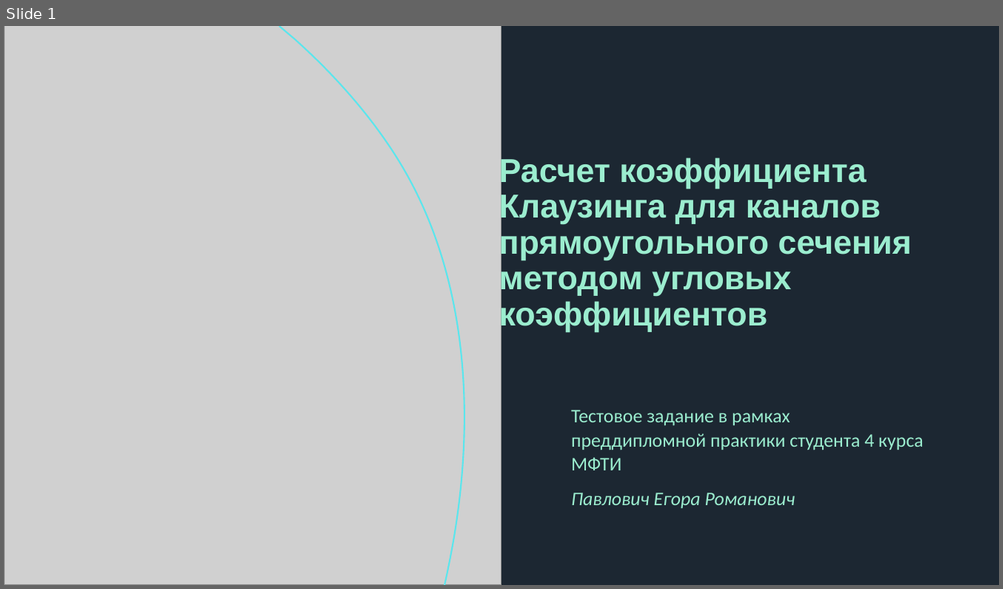
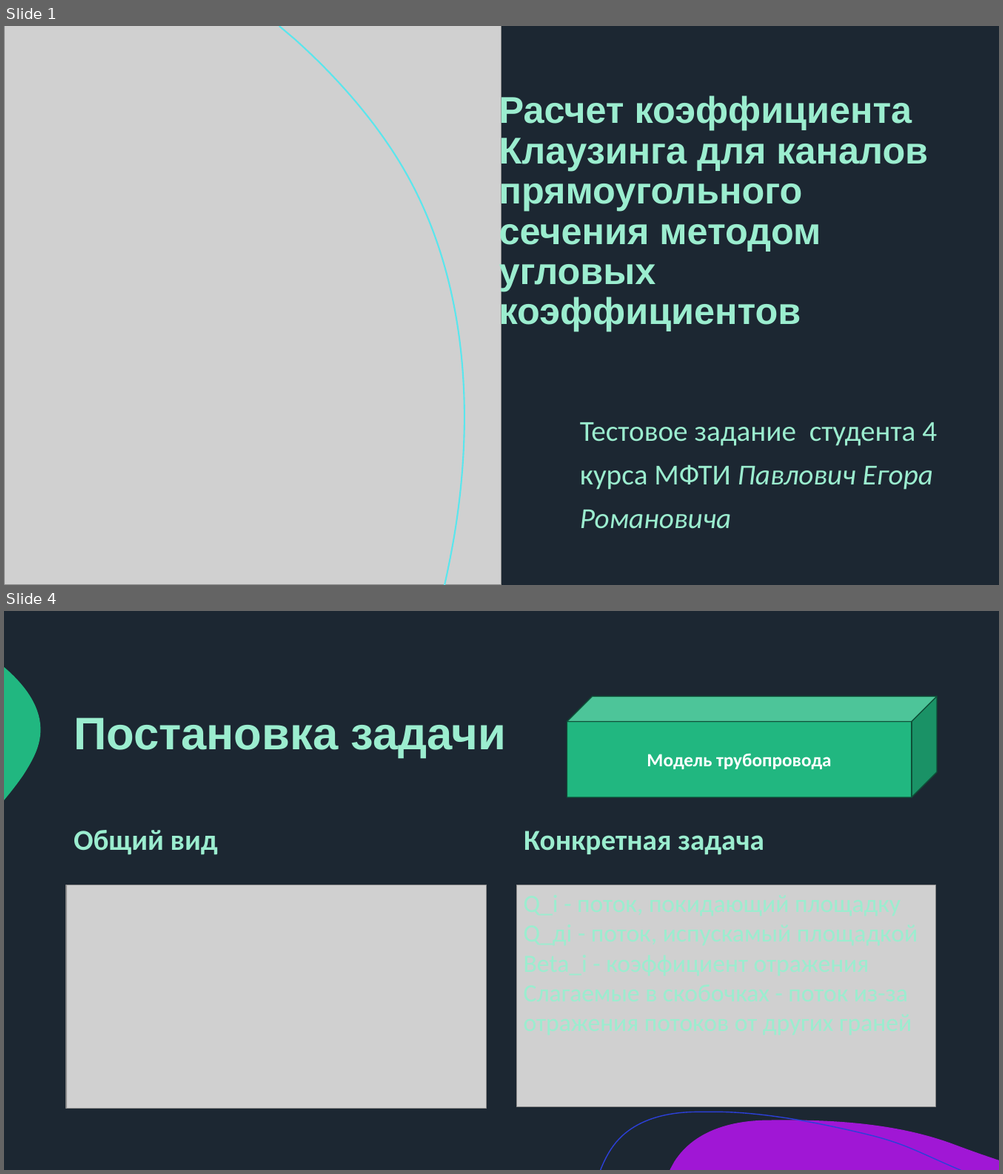
Before and after one commit to eprush/MethodOfAngularCoefficients, a slide deck: Presentation/Тестовое задание.pptx. Shown one above the other, each under a label of ours: slide 1 before the commit, slides 1 and 4 after it; the slides between them are not shown. The pictures are 1003x589 and 1003x1174 pixels, drawn with LibreOffice and Linux fonts; fonts in the diff are those of the drawing; grey boxes stand for pictures. Boxes give left, top, right and bottom in pixels: in the first picture for what was removed or moved away, otherwise in the second. Text is boxed around its words. In the diff, an @@ line names an element or a change of style, - is before the commit and + after.

```diff
--- a/Presentation/Тестовое задание.pptx
+++ b/Presentation/Тестовое задание.pptx
@@ slide 4 added at (4,611,999,1170), background #1C2732; not listed: 3 template elements that a slide beside it also shows @@
@@ cube added at (566,696,936,797), fill #21B780, outline #0E5038 1 pt, 18 pt, text #FFFFFF, bold @@
+Модель трубопровода
@@ title added at (74,718,505,758), 44 pt, text #9BEDCF, bold @@
+Постановка задачи
@@ text added at (74,830,218,855), 28 pt, text #9BEDCF, bold @@
+Общий вид
@@ text added at (523,831,764,855), 28 pt, text #9BEDCF, bold @@
+Конкретная задача
@@ picture added at (66,886,486,1109) @@
@@ picture added at (517,885,936,1107) @@
@@ slide 1 changed as well @@
@@ title "Расчет коэффициента Клаузинга для каналов ...": place and size @@
-title "Расчет коэффициента Клаузинга для каналов ..." at (499,156,911,332)
+title "Расчет коэффициента Клаузинга для каналов ..." at (499,93,928,332)
@@ title "Расчет коэффициента Клаузинга для каналов ..." at (499,93,928,332): size 32 to 36 pt @@
@@ subtitle at (580,423,936,529): text changed; size 18.5 to 28 pt @@
-Тестовое задание в рамках преддипломной практики студента 4 курса МФТИ
-Павлович Егора Романович
+Тестовое задание студента 4 курса МФТИ Павлович Егора Романовича
```
Also in this commit, not shown: 1 other slide changed, 3 other slides added, 1 slide removed, 14 other files.
